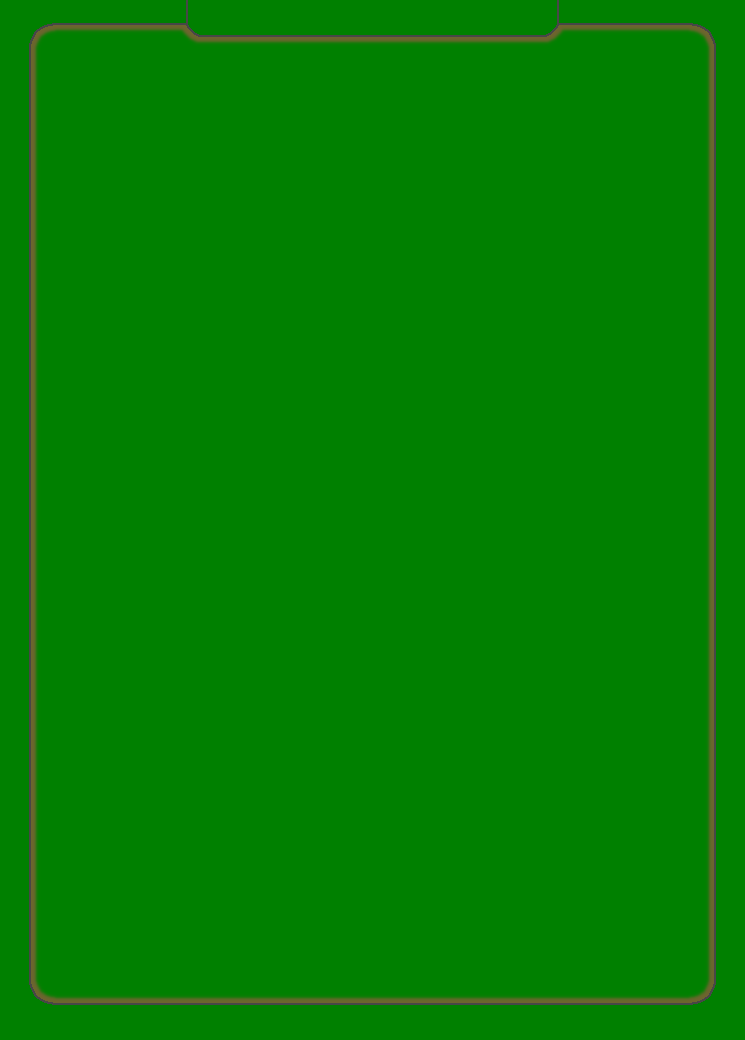
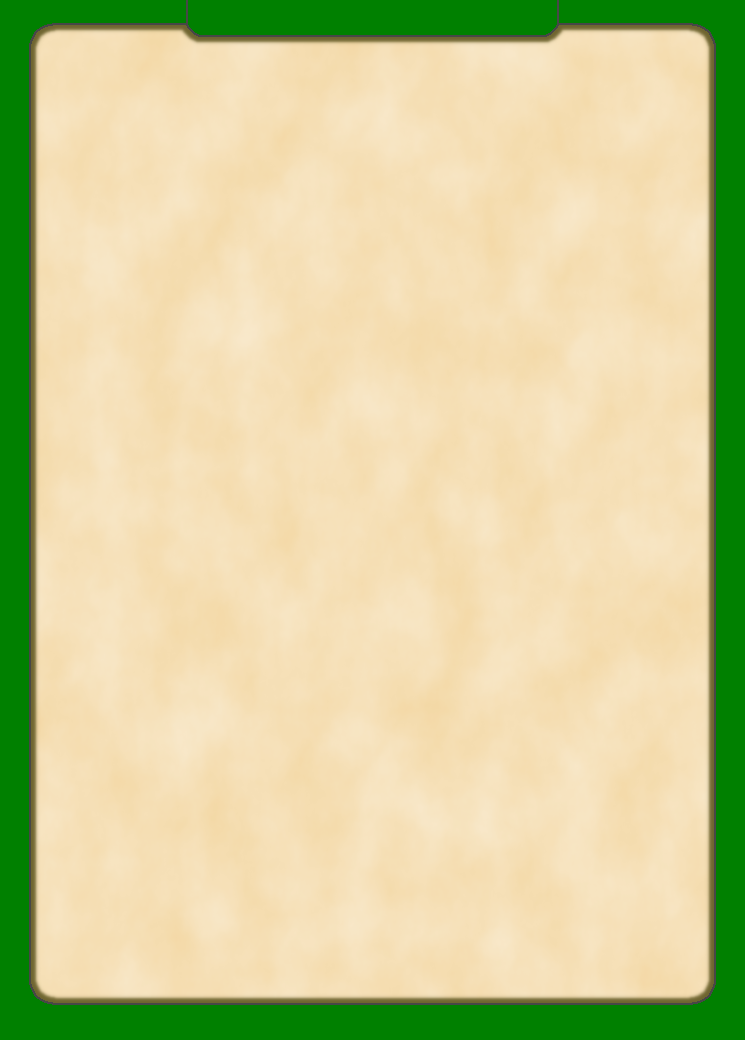
Layered file, before and after one edit (745px x 1040px). Changes by layer:
painted on "Background Color", masked it over left=32, top=26, right=713, bottom=1002
